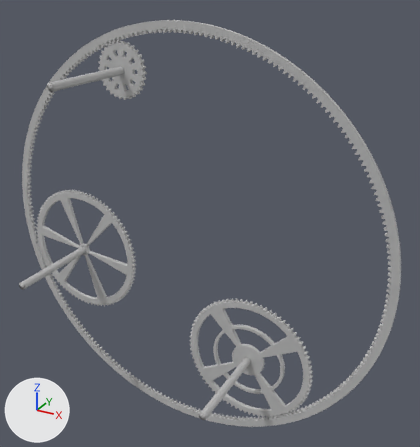
A saved change to the FBX model virutalWatch/Assets/Models/scheibe_hinten.fbx.
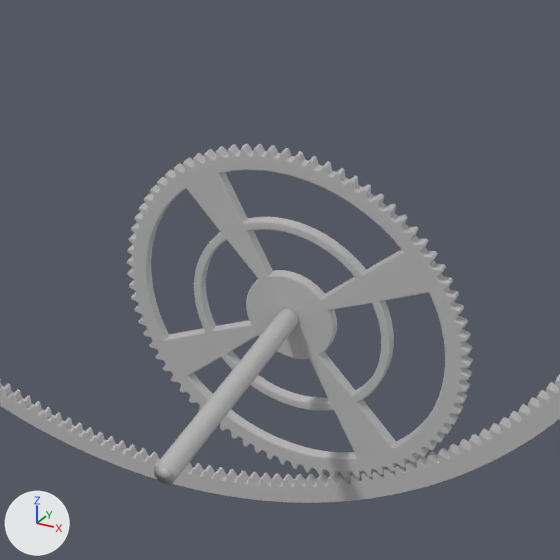
The first picture shows the older version from a 50 mm camera at (1.78, -1.62, 13.18) aimed at (0.23, 1.2, 11.77). The close-ups show both versions on the part from 34% to 82% of the width and 55% to 100% of the height of that picture; other places that the commit changed are outside them. The axes (+X, +Y, +Z) are drawn at lower left. The lights are the same throughout. Where no turn or scale is listed for an object, it has been applied to the vertices.

In view in the first close-up: 's_h_rad_3', 's_h_welle_3', 'scheibe_hinten'.
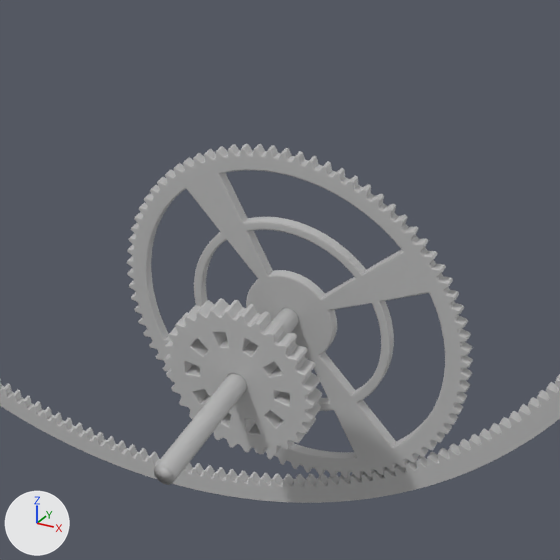
Where the newer file only moved an object's origin or applied its transform, the numbers keep the older frame.

Changed parts and their boxes (x1, y1, x2, y2) in the close-ups (560 x 560 px):
's_h_w3_rad_2', added
    after: (164, 298, 322, 454)

The edits, one by one:
Mesh me_mesh_009 is new.
It has 1560 vertices, 1580 faces and spans x -0.184..0.184, y -0.025..0.025, z -0.184..0.184.
It uses material mat_lambert1 (grey #bcbcbc).
Object 's_h_w3_rad_2' (ob_s_h_w3_rad_2) is new; it shows me_mesh_009.
Its location is (0.49, 1.0, 10.83).
